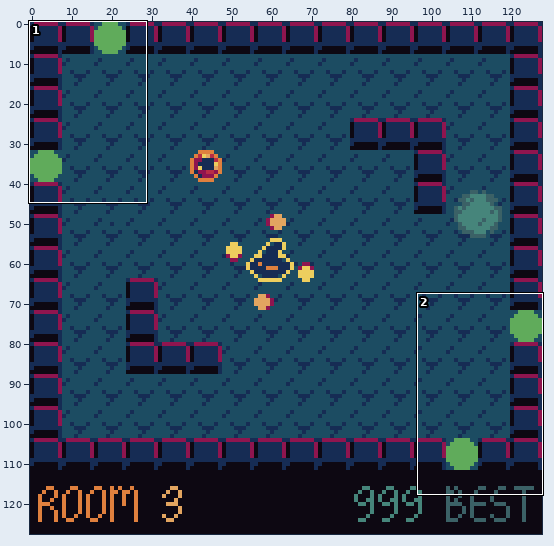
Two states of a pixel-art file, assets/sprites.aseprite. The first picture is a wide view before the edit; the outline marks the close-up.
Close-up. Earlier state:
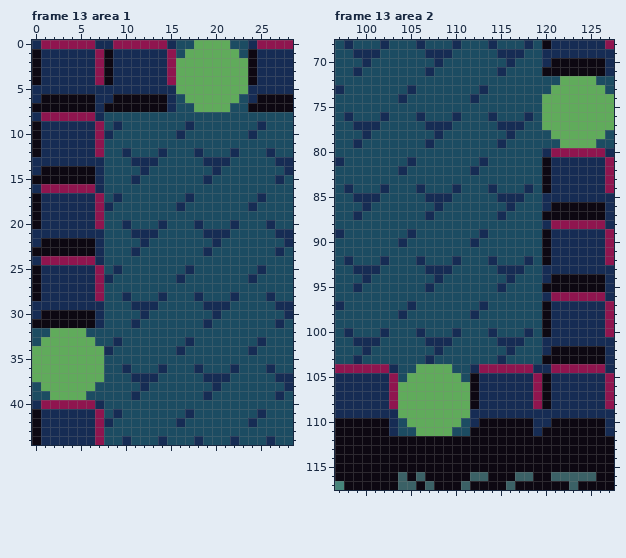
128x128 pixels, 32 frames. Shown: frame 13 area 1: x 0..28, y 0..44; frame 13 area 2: x 97..127, y 68..117. The commit also changed other frames or places, which this record leaves out.
And afterwards:
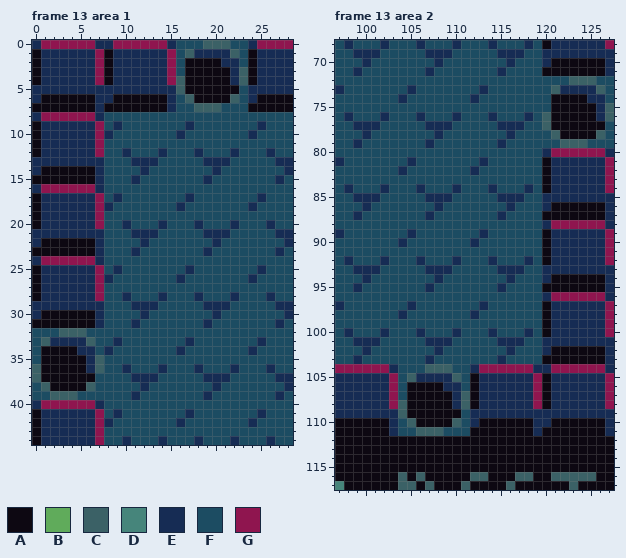
Palette (. is transparent): A #0d0812  B #60ab5b  C #3b6166  D #46857b  E #162c54  F #1c4c62  G #8f154f
What changed:
layer "spawners" removed
Changed rows in their new state; - is an unchanged pixel.
Frame 13 area 1, layer "mobs":
first column x 16:
 0 --FCCC--
 1 -CEEEEC-
 2 FAAAAEEF
 3 FAAAAAEC
 4 CAAAAAEC
 5 CAAAAAAF
 6 -CAAAAC-
 7 --CCCF--
first column x 0:
32 --FCCC--
33 -CEEEEC-
34 FAAAAEEF
35 FAAAAAEC
36 CAAAAAEC
37 CAAAAAAF
38 -CAAAAC-
39 --CCCF--
Frame 13 area 2, layer "mobs":
first column x 120:
 72 --FCCC--
 73 -CEEEEC-
 74 FAAAAEEF
 75 FAAAAAEC
 76 CAAAAAEC
 77 CAAAAAAF
 78 -CAAAAC-
 79 --CCCF--
first column x 104:
104 --FCCC--
105 -CEEEEC-
106 FAAAAEEF
107 FAAAAAEC
108 CAAAAAEC
109 CAAAAAAF
110 -CAAAAC-
111 --CCCF--
Boxes around the changes in both close-ups, in picture pixels (x1, y1, x2, y2):
changed: (176, 40, 248, 112)
changed: (32, 328, 104, 400)
changed: (542, 76, 614, 148)
changed: (398, 364, 470, 436)
